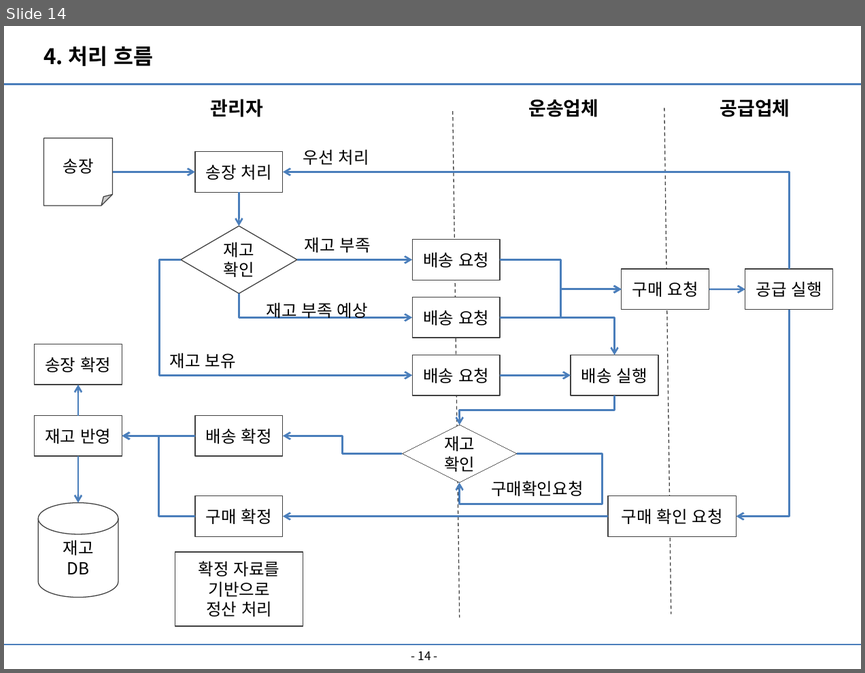
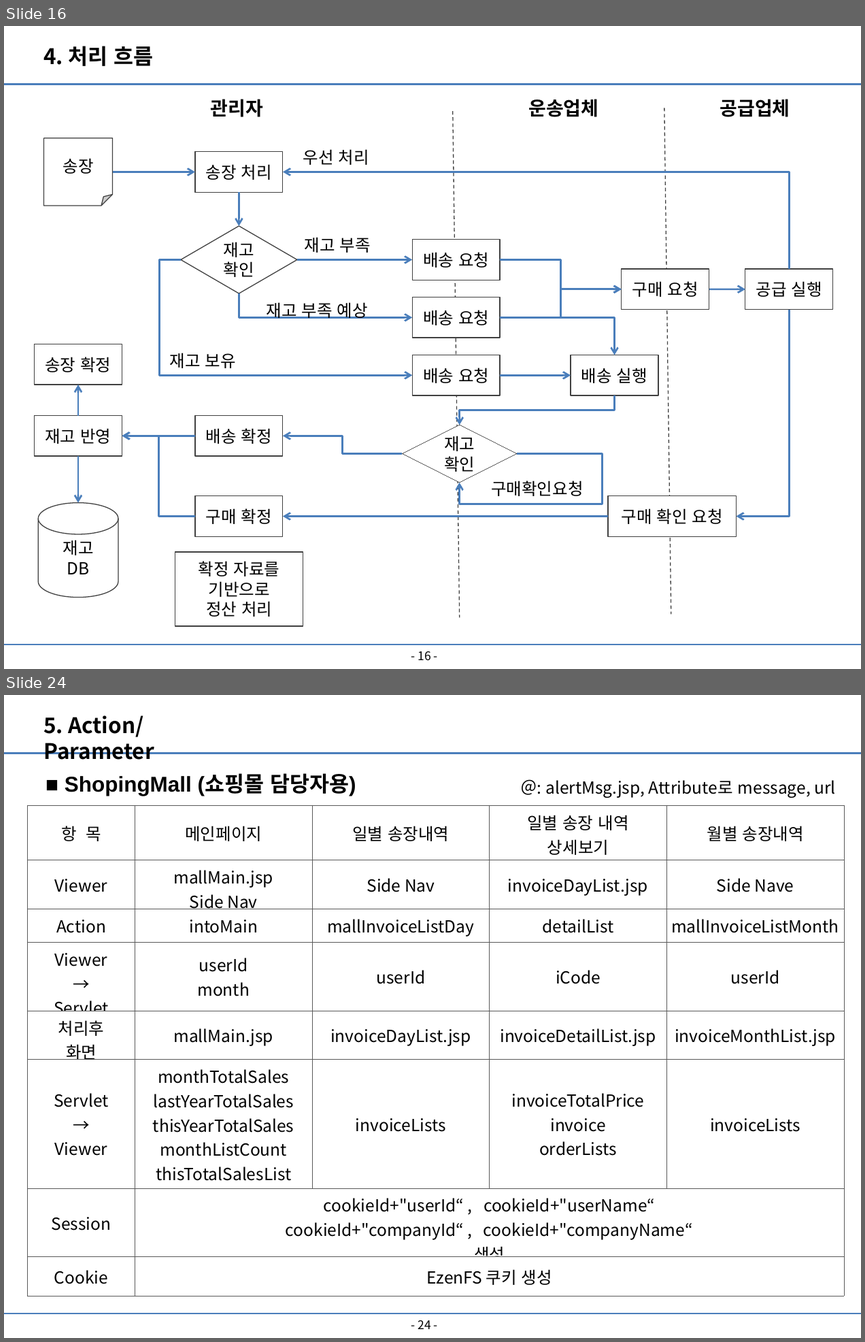
Before and after one commit to lx9203/fulfillmentBlue, a slide deck: file/PPT/Fulfillment 최종발표.pptx. Shown one above the other, each under a label of ours: slide 14 before the commit, slides 16 and 24 after it; the slides between them are not shown. The pictures are 865x673 and 865x1342 pixels, drawn with LibreOffice and Linux fonts; fonts in the diff are those of the drawing. Boxes give left, top, right and bottom in pixels: in the first picture for what was removed or moved away, otherwise in the second. Text is boxed around its words. In the diff, an @@ line names an element or a change of style, - is before the commit and + after.

```diff
--- a/file/PPT/Fulfillment 최종발표.pptx
+++ b/file/PPT/Fulfillment 최종발표.pptx
@@ slide 24 added at (4, 695, 861, 1338), background #FFFFFF; not listed: 2 template elements that a slide beside it also shows @@
@@ text added at (43, 715, 154, 760), 18 pt, text #000000, bold @@
+5. Action/Parameter
@@ text added at (65, 773, 356, 796), 18 pt, text #000000, bold @@
+■ ShopingMall (쇼핑몰 담당자용)
@@ text added at (545, 780, 835, 798), 14 pt, text #000000 @@
+＠: alertMsg.jsp, Attribute로 message, url
@@ table added at (28, 806, 844, 1295), 8 rows, 5 columns @@
+항 목 | 메인페이지 | 일별 송장내역 | 일별 송장 내역 / 상세보기 | 월별 송장내역
+Viewer | mallMain.jsp / Side Nav | Side Nav | invoiceDayList.jsp | Side Nave
+Action | intoMain | mallInvoiceListDay | detailList | mallInvoiceListMonth
+Viewer / → / Servlet | userId / month | userId | iCode | userId
+처리후 / 화면 | mallMain.jsp | invoiceDayList.jsp | invoiceDetailList.jsp | invoiceMonthList.jsp
+Servlet / → / Viewer | monthTotalSales / lastYearTotalSales / thisYearTotalSales / monthListCount / thisTotalSalesList / lastTotalSalesList | invoiceLists | invoiceTotalPrice / invoice / orderLists | invoiceLists
+Session | cookieId+"userId“ , cookieId+"userName“ / cookieId+"companyId“ , cookieId+"companyName“ / 생성 |  |  | 
+Cookie | EzenFS 쿠키 생성 |  |  | 
@@ page number added at (418, 1320, 431, 1329), 10 pt, text #000000 @@
+- 24 -
@@ what was slide 14 is now slide 16 @@
@@ page number at (418, 651, 431, 660): text changed @@
-- 14 -
+- 16 -
```
Also in this commit, not shown: 12 slides changed, 5 other slides added, 3 other files.
